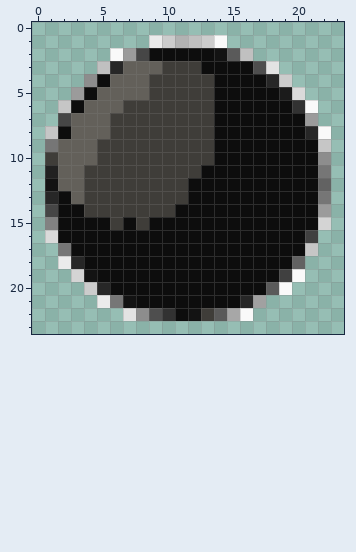
A pixel-art sprite gets an edit: data/sprites/blacky.png. That is the earlier state.
The file is 24x24 pixels. Colours within 5 levels of each other are drawn and written as one.
New version:
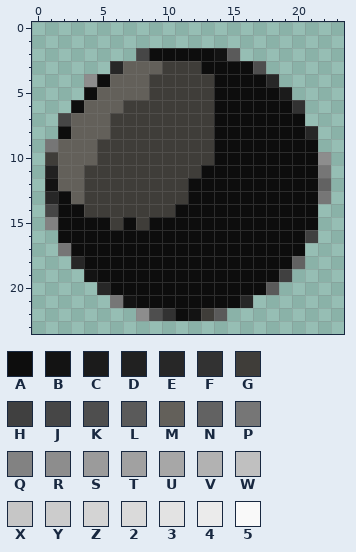
Palette (. is transparent): A #0d0d0d  B #131313  C #1b1b1b  D #212121  E #272727  F #323232  G #3f3d39  H #404040  J #464646  K #4e4e4e  L #5a5a5a  M #63605a  N #626262  P #767676  Q #828282  R #8d8d8d  S #9b9b9b  T #a1a1a1  U #a7a7a7  V #b2b2b2  W #c0c0c0  X #c6c6c6  Y #cccccc  Z #d4d4d4  2 #dadada  3 #e3e3e3  4 #ebebeb  5 #f9f9f9
Change:
y 1: x 9..14 4YVWY5 -> ......
y 2: x 6..7 5S -> ..; x 16 W -> .
y 3: x 5 W -> .; x 18 3 -> .
y 4: x 19 Y -> .
y 5: x 3 S -> .; x 20 2 -> .
y 6: x 2 X -> .; x 21 5 -> .
y 7: x 21 S -> .
y 8: x 1 X -> .; x 22 5 -> .
y 9: x 22 X -> .
y 14: x 22 S -> .
y 15: x 22 Z -> .
y 16: x 1 2 -> .
y 17: x 21 X -> .
y 18: x 2 4 -> .
y 19: x 3 Z -> .; x 20 5 -> .
y 20: x 4 Y -> .; x 19 5 -> .
y 21: x 5 4 -> .; x 17 T -> .
y 22: x 7 3 -> .; x 15..16 U5 -> ..
Pixel boxes of the changes (left, top, right, bottom) in both pictures:
erased: (45, 35, 331, 321)
